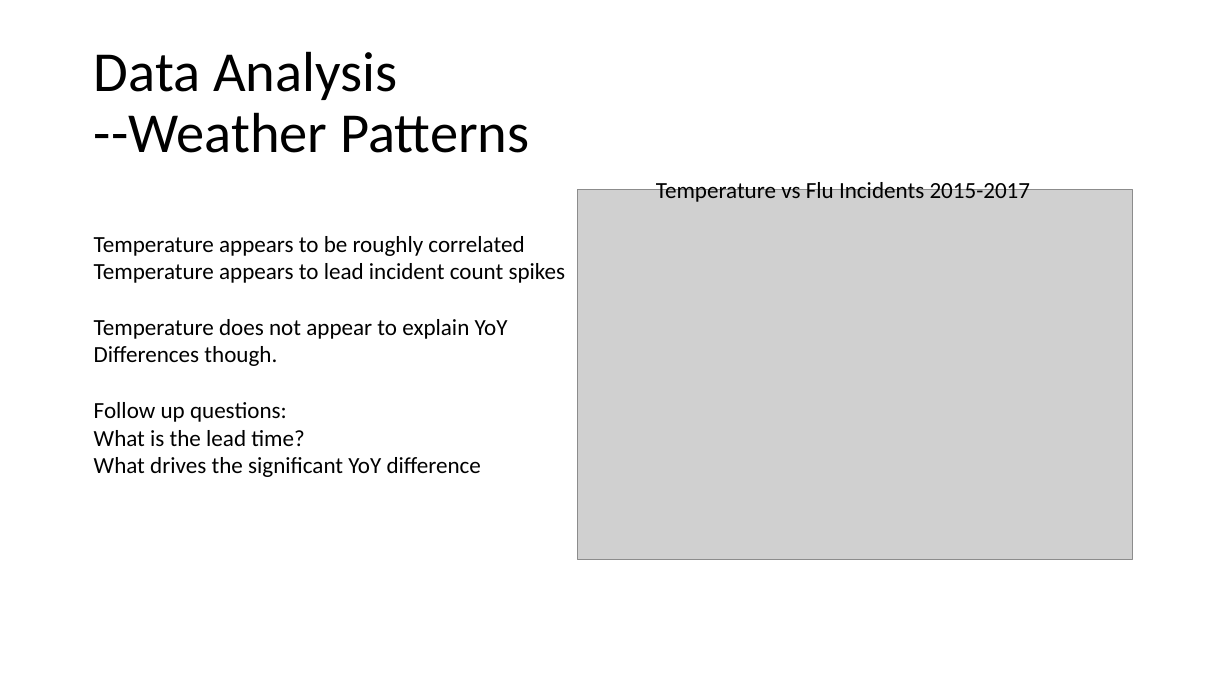
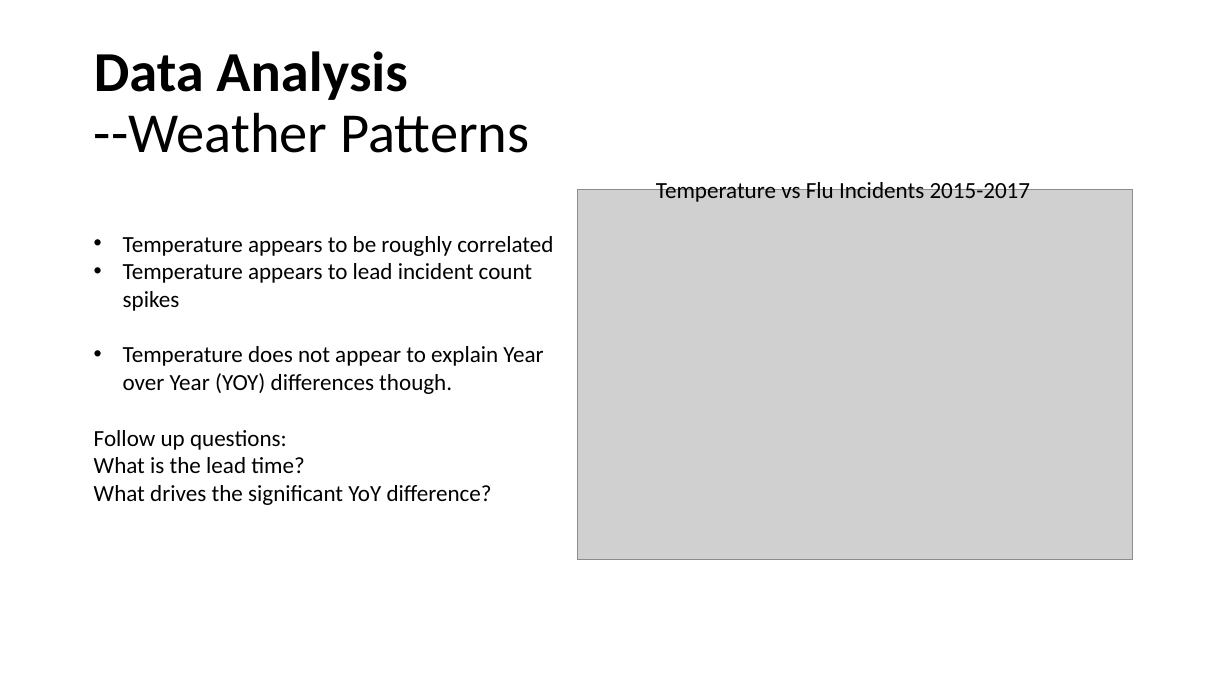
Before and after one commit to giolee88/FluTracker, a slide deck: slide 6 of Slide-Shows/Flu Tracker.pptx. Drawn at 1232x693 pixels with LibreOffice and Linux fonts; fonts in the diff are those of the drawing; grey boxes stand for pictures. Boxes give left, top, right and bottom in pixels: in the first picture for what was removed or moved away, otherwise in the second. Text is boxed around its words. In the diff, an @@ line names an element or a change of style, - is before the commit and + after.

```diff
--- a/Slide-Shows/Flu Tracker.pptx
+++ b/Slide-Shows/Flu Tracker.pptx
@@ title "Data Analysis --Weather Patterns" at box(94, 51, 529, 153): bold on in "Data Analysis" @@
@@ text at box(123, 236, 553, 311): bullet none to • @@
@@ text at box(123, 346, 543, 394): text changed @@
-Temperature does not appear to explain YoY
-Differences though.
+• Temperature does not appear to explain Year over Year (YOY) differences though.
@@ text at box(94, 485, 492, 505): text changed @@
-What drives the significant YoY difference
+What drives the significant YoY difference?
```
Also in this commit, not shown: 10 other slides changed.
